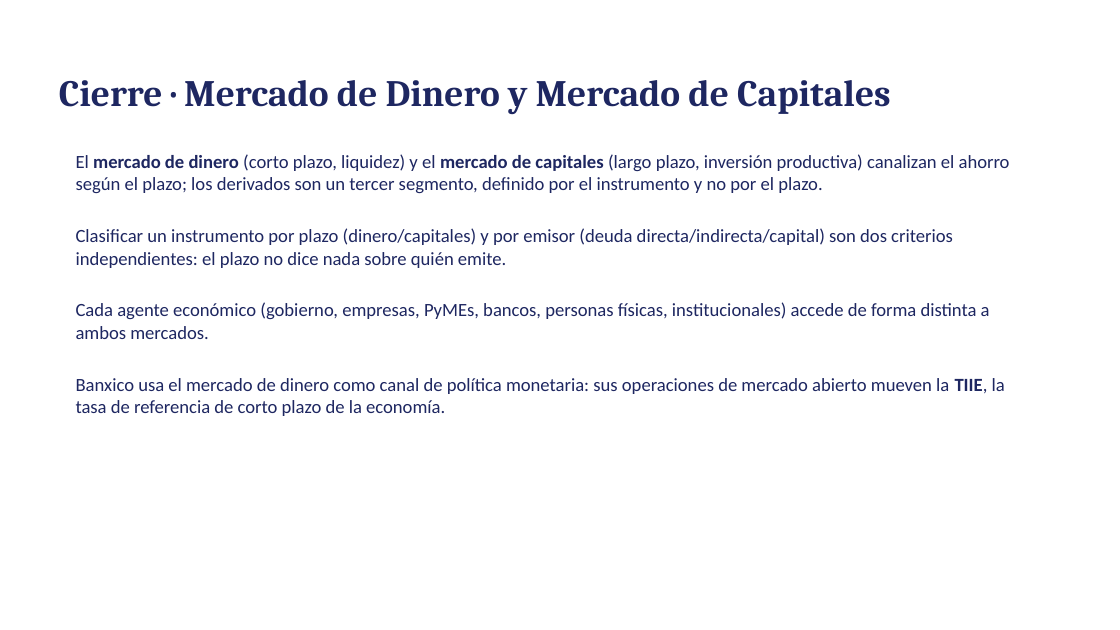
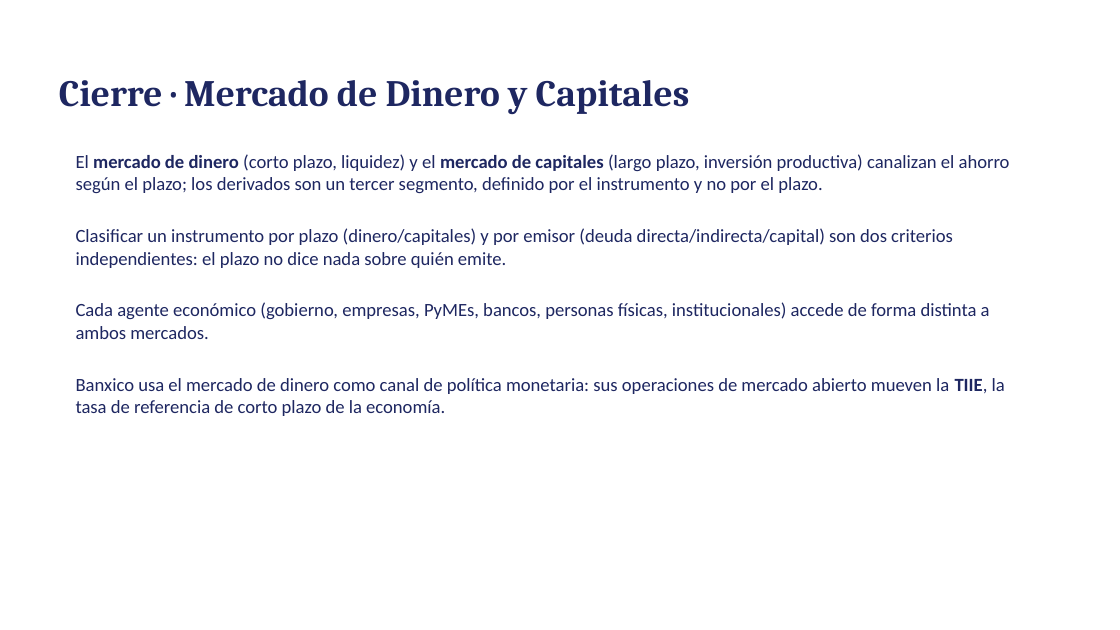
Before and after one commit to LoMarrujo/notes_mercados_dc, a slide deck: slide 7 of notas_unidades/unidad1/2_mercado_dinero_capitales.pptx. Drawn at 1120x630 pixels with LibreOffice and Linux fonts; fonts in the diff are those of the drawing. Boxes give left, top, right and bottom in pixels: in the first picture for what was removed or moved away, otherwise in the second. Text is boxed around its words. In the diff, an @@ line names an element or a change of style, - is before the commit and + after.

Commit message:
fix (1.2): shorten mercado de dinero y capitales header

```diff
--- a/notas_unidades/unidad1/2_mercado_dinero_capitales.pptx
+++ b/notas_unidades/unidad1/2_mercado_dinero_capitales.pptx
@@ text at [59, 80, 690, 114]: text changed @@
-Cierre · Mercado de Dinero y Mercado de Capitales
+Cierre · Mercado de Dinero y Capitales
```
Also in this commit, not shown: 5 other slides changed, 2 other files.
